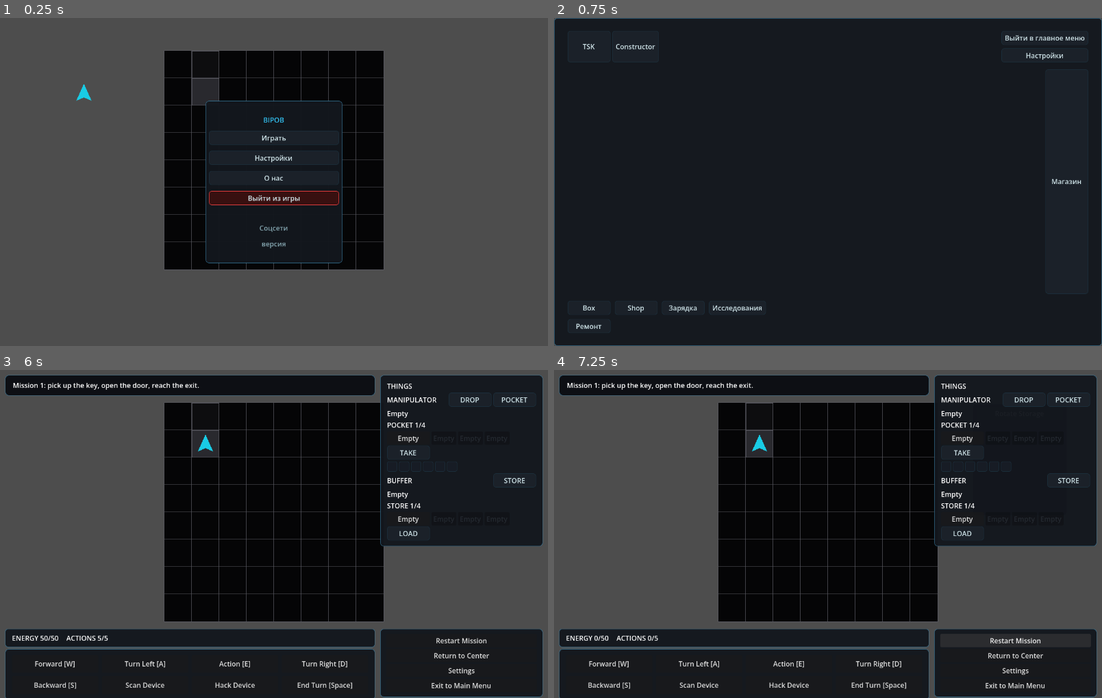
Above: before the commit, frames 1-4 (two rows, left to right).
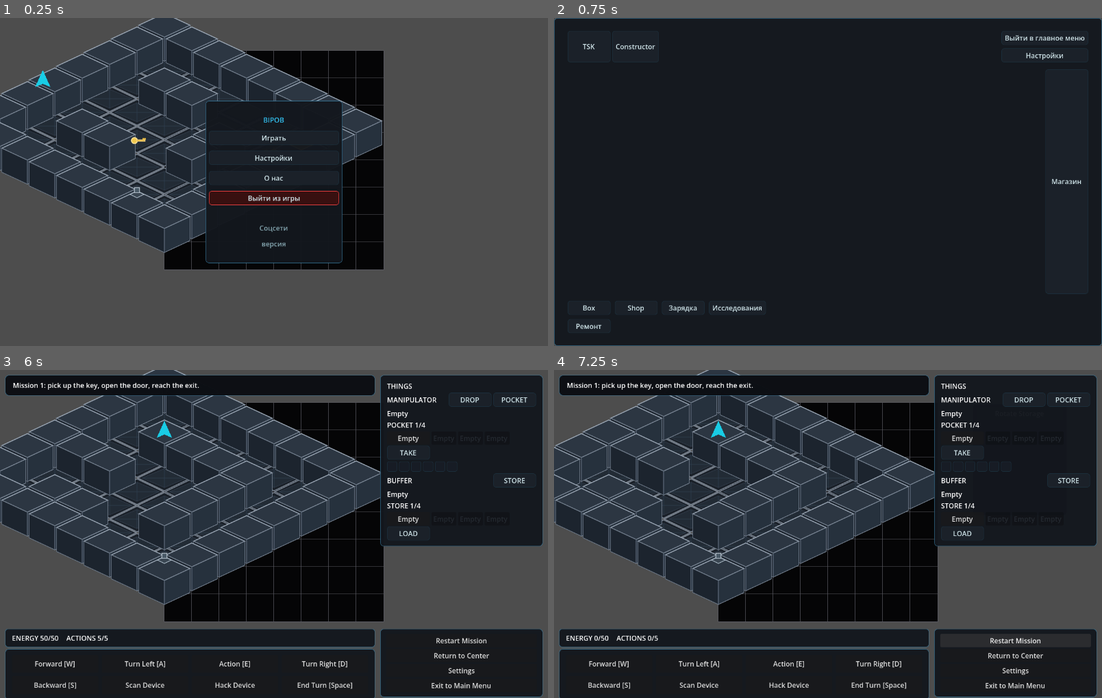
Above: after the commit, the same moments.

Repository: JUSTConnect/bibop
Game: Godot game, scene res://scenes/main.tscn
The game is run twice, just before and just after one commit, with the same random seed, the same clock (stepped at 60 frames per second) and the same inputs.
Inputs:
- Up to frame 1 (0.25 s): no input
- Up to frame 2 (0.75 s): click "Играть" at 0.5 s
- Up to frame 3 (6 s): click "TSK" at 1.25 s; click "Career" at 2 s; click "Daily" at 2.75 s; click "Defense" at 3.5 s; click "Support" at 4.25 s; click "Dev" at 5 s; click "Start TASK TEST" at 5.75 s
- Up to frame 4 (7.25 s): click "Restart Mission" at 6.5 s

The runs differ from the first frame. In frame 1, 22% of the frame differs, in the area x 0-70%, y 0-72%; in frame 2, nothing differs; in frame 3, 28%; in frame 4, 28%.

Commit message:
BIP-Visual-015: enable isometric preview in field scene

Diff:
--- a/scenes/field/Field.tscn
+++ b/scenes/field/Field.tscn
@@ -6,6 +6,11 @@
 
 [node name="RoomVisualRenderer" type="Node2D" parent="." unique_id=469338091]
 script = ExtResource("1_32vmb")
+use_iso_visual_preview_preset = true
+use_iso_placeholder_asset_preset = true
+iso_visual_preview_includes_fog = false
+iso_visual_preview_drives_bipob_visual_position = true
+iso_placeholder_asset_preset_requires_preview = true
 
 [node name="FloorLayer" type="Node2D" parent="RoomVisualRenderer"]
 
